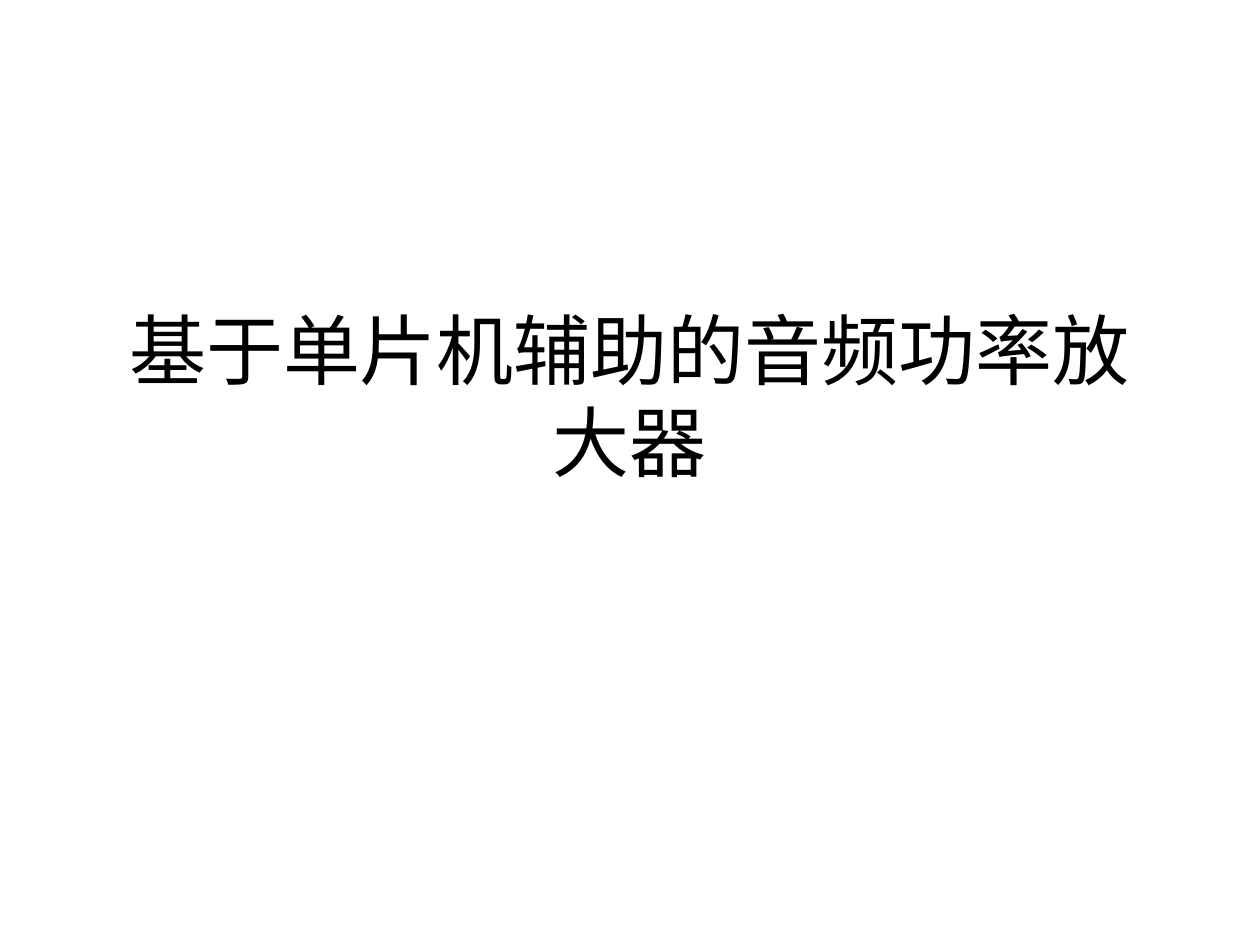
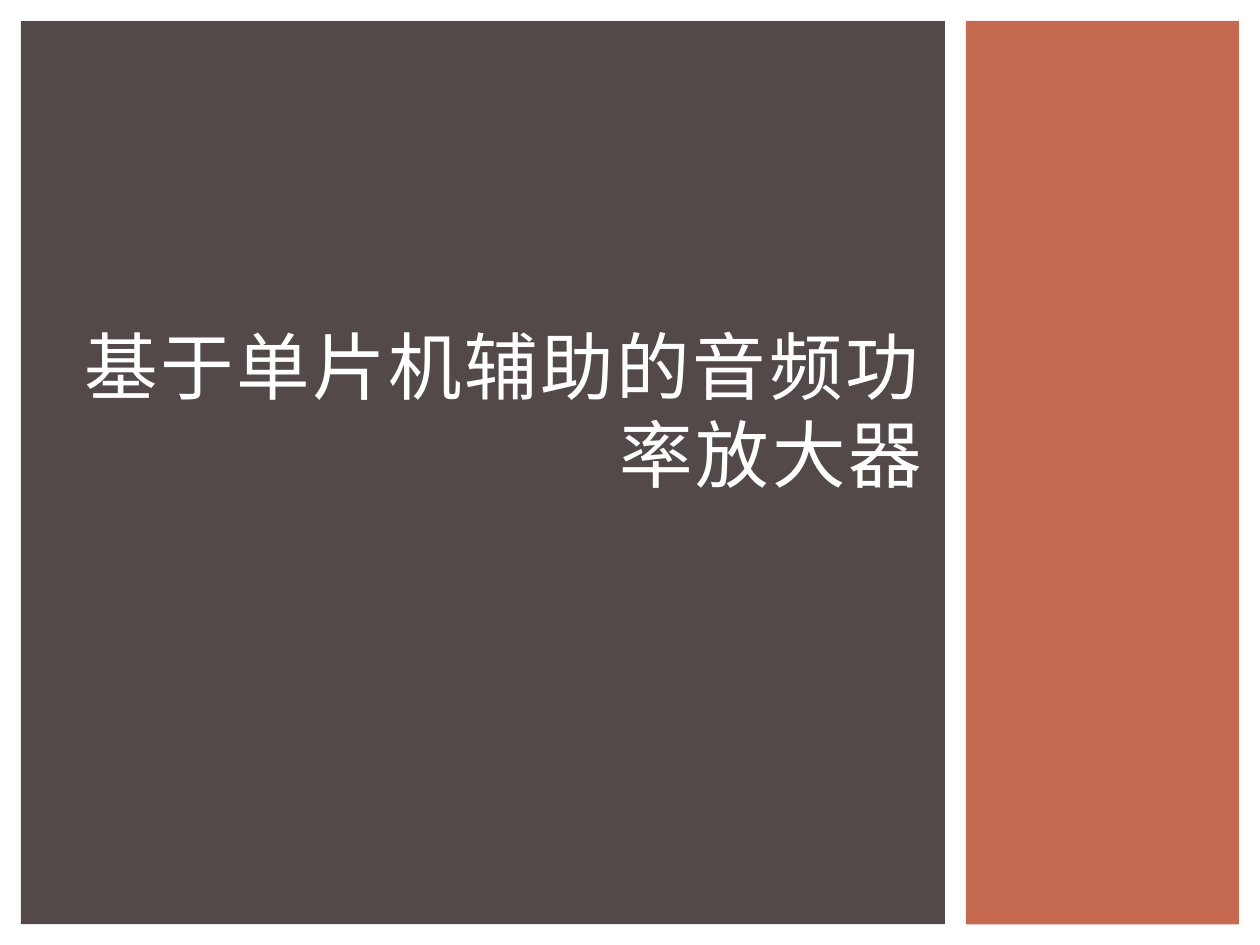
Before and after one commit to cdhigh/zhangrunhua-thesis, a slide deck: slide 1 of 答辩PPT/张润华.pptx. Drawn at 1260x945 pixels with LibreOffice and Linux fonts; fonts in the diff are those of the drawing. Boxes give left, top, right and bottom in pixels: in the first picture for what was removed or moved away, otherwise in the second. Text is boxed around its words. In the diff, an @@ line names an element or a change of style, - is before the commit and + after.

```diff
--- a/答辩PPT/张润华.pptx
+++ b/答辩PPT/张润华.pptx
@@ rectangle added at box(21, 21, 945, 925), fill #534949 @@
@@ rectangle added at box(966, 21, 1240, 925), fill #C66951 @@
@@ title "基于单片机辅助的音频功率放大器": place and size @@
-title "基于单片机辅助的音频功率放大器" at box(129, 314, 1130, 477)
+title "基于单片机辅助的音频功率放大器" at box(84, 332, 922, 488)
@@ title "基于单片机辅助的音频功率放大器" at box(84, 332, 922, 488): size 44 to 42 pt, font Calibri to Karla, text colour #000000 to #FFFFFF, letter spacing 0 to 1.5 pt; alignment centre to right @@
```
Also in this commit, not shown: 6 other slides changed, 2 slides added.
